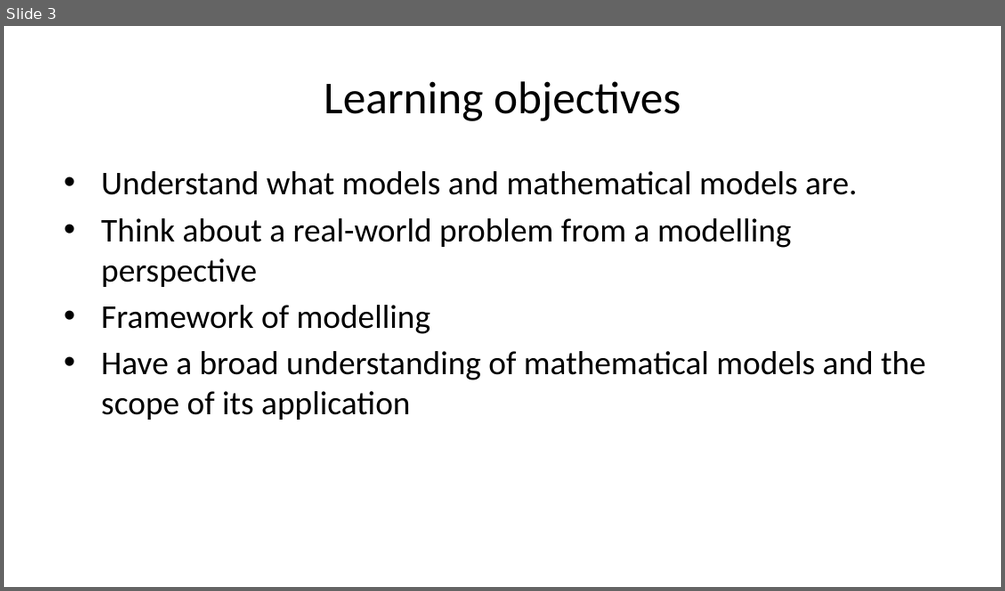
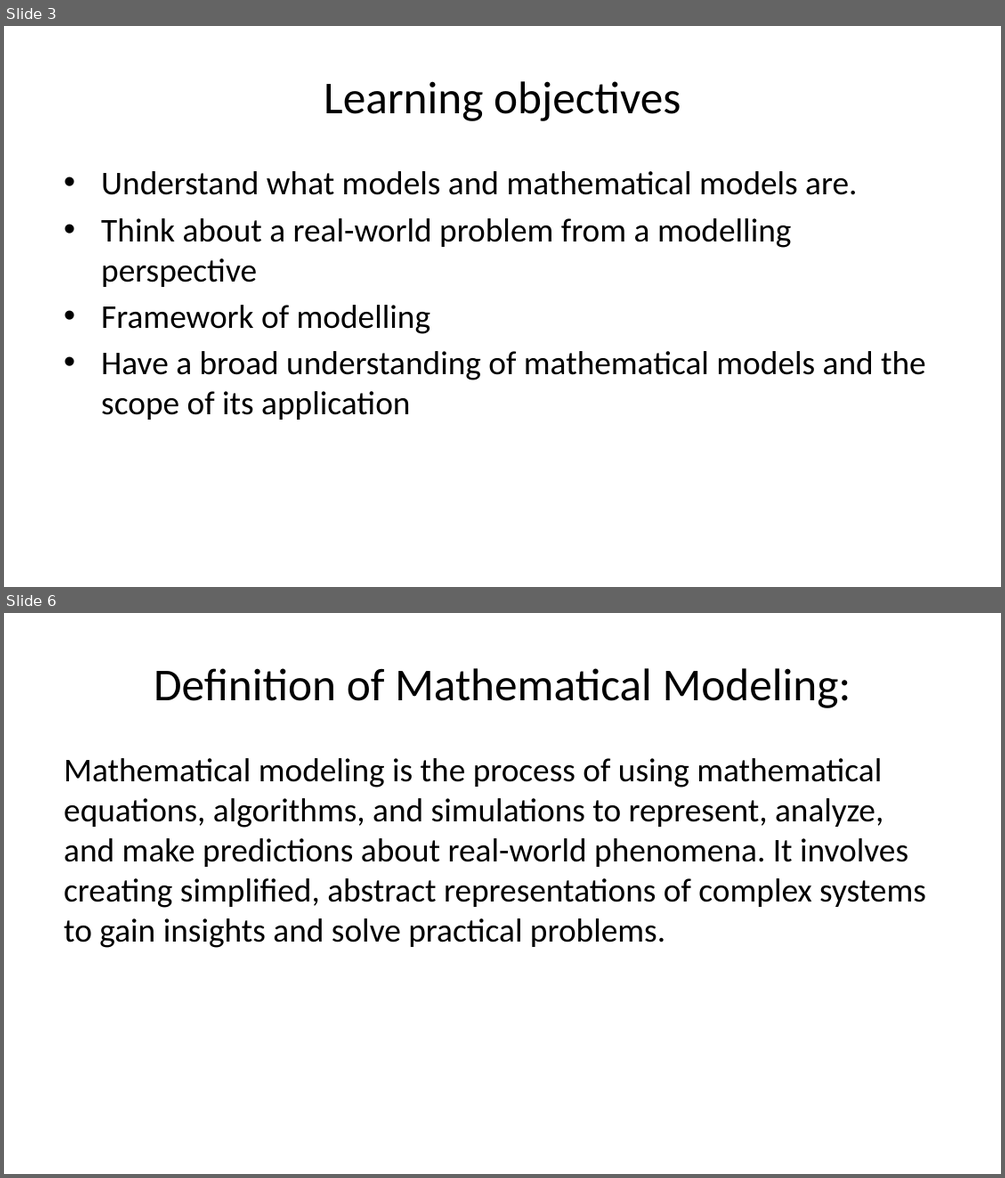
Before and after one commit to joe-alcantara/FP041, a slide deck: week3d.pptx. Shown one above the other, each under a label of ours: slide 3 before the commit, slides 3 and 6 after it; the slides between them are not shown. The pictures are 1005x591 and 1005x1178 pixels, drawn with LibreOffice and Linux fonts; fonts in the diff are those of the drawing. Boxes give left, top, right and bottom in pixels: in the first picture for what was removed or moved away, otherwise in the second. Text is boxed around its words. In the diff, an @@ line names an element or a change of style, - is before the commit and + after.

```diff
--- a/week3d.pptx
+++ b/week3d.pptx
@@ slide 6 added at bbox=[4, 613, 1001, 1174], background #FFFFFF @@
@@ title added at bbox=[154, 668, 851, 708], 33 pt, text #000000 @@
+Definition of Mathematical Modeling:
@@ text added at bbox=[64, 758, 926, 948], 24 pt, text #000000 @@
+Mathematical modeling is the process of using mathematical equations, algorithms, and simulations to represent, analyze, and make predictions about real-world phenomena. It involves creating simplified, abstract representations of complex systems to gain insights and solve practical problems.
```
Also in this commit, not shown: 18 other slides added, 1 other file.
